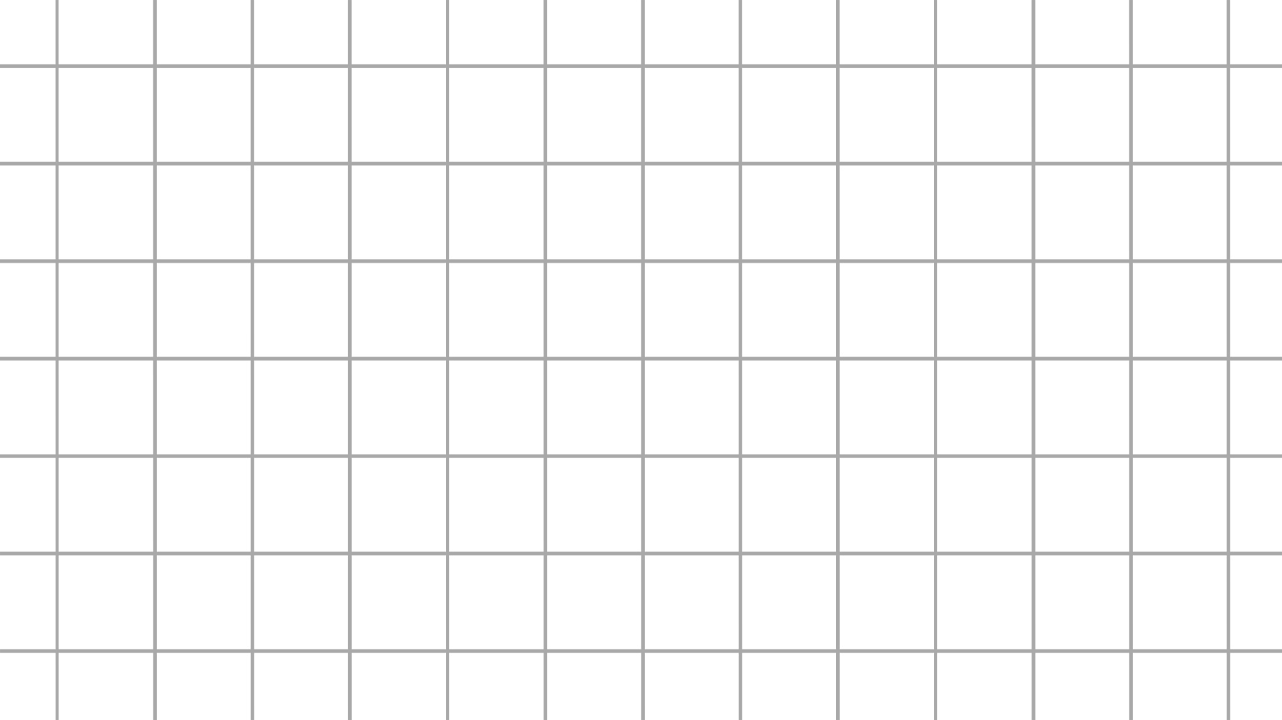
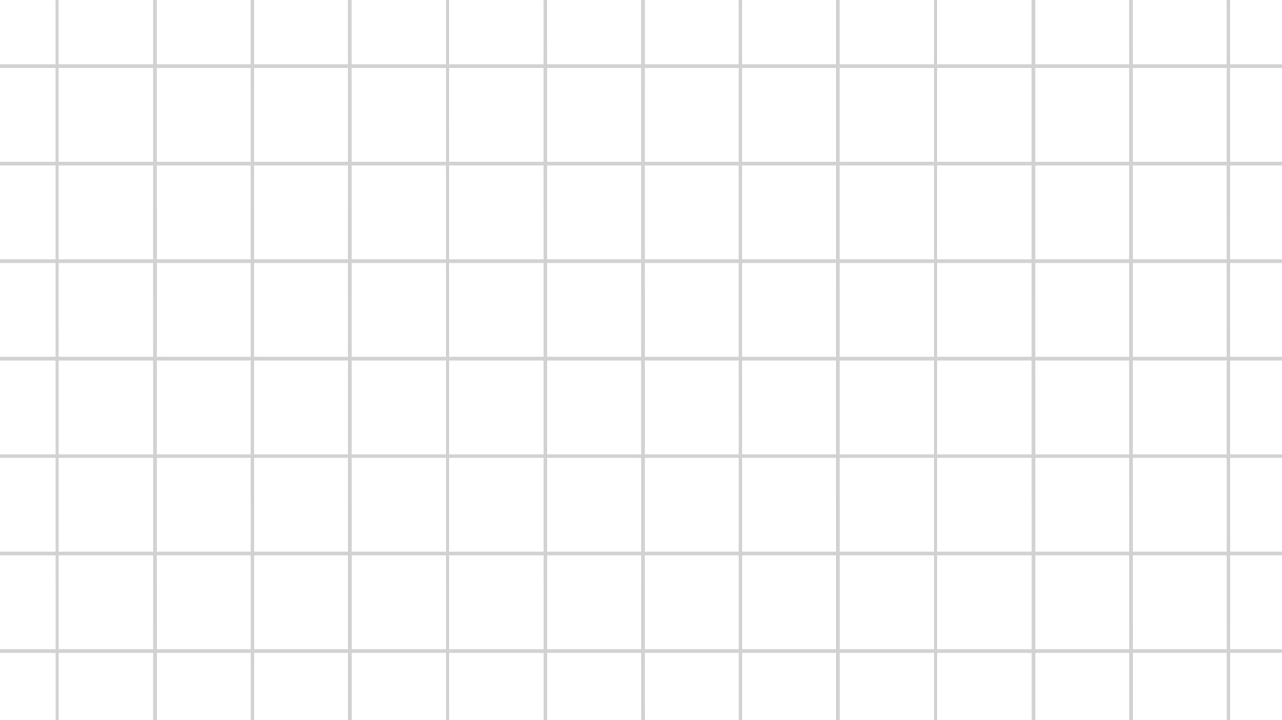
Before/after of a 1282 × 720 layered artwork. What changed in the layer stack:
"レイヤー 2": opacity 34% → 18% over [0, 0, 1282, 720]
